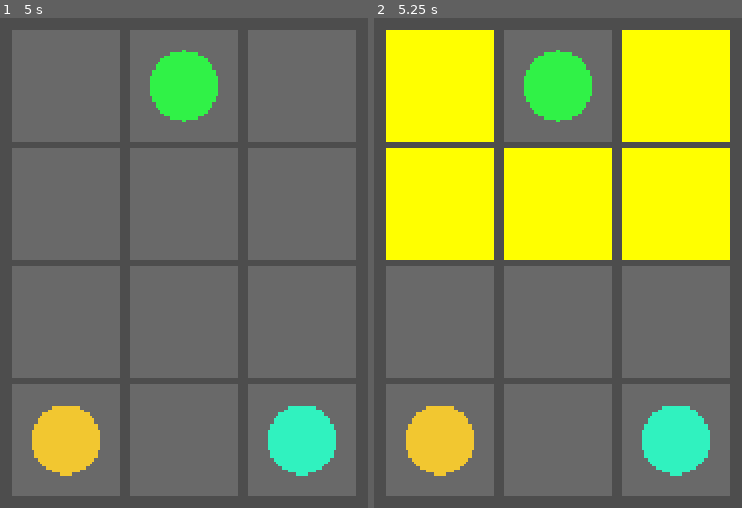
Above: before the commit, frames 1-2 (left to right).
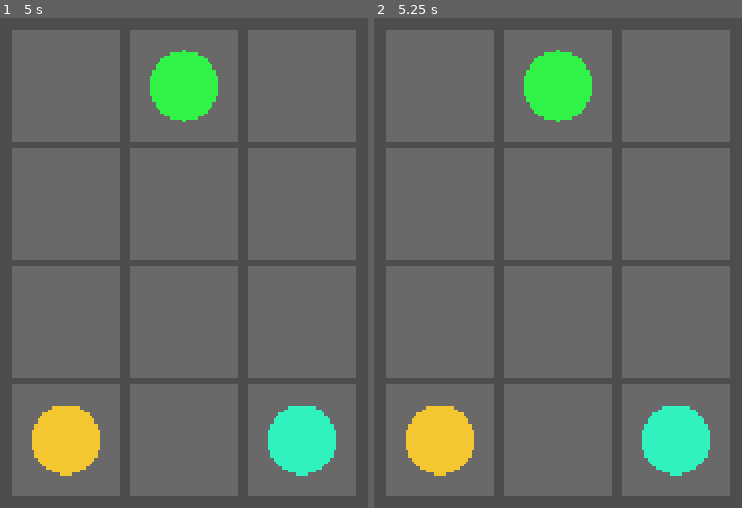
Above: after the commit, the same moments.

Repository: Vikociraptor/can_i_unsend
Game: Godot game, scene res://Scenes/ChessGameTest.tscn
The game is run twice, just before and just after one commit, with the same random seed, the same clock (stepped at 60 frames per second) and the same inputs. This scene is started directly instead of the project's main scene.
Inputs (mouse positions are in pixels of both pictures, inside the frame that each line leads up to):
- Up to frame 1 (5 s): tap Enter at 0.5, 2, 3.5 s; move the mouse to (outside the picture) at 0.52 s; press the mouse at (outside the picture) at 0.53 s; release the mouse at (outside the picture) at 1.25 s; tap Space at 1.25, 2.75, 4.25 s; drag from (outside the picture) to (outside the picture) at 1.27 s; move the mouse to (outside the picture) at 2.02 s; press the mouse at (outside the picture) at 2.03 s; release the mouse at (outside the picture) at 2.75 s; drag from (outside the picture) to (outside the picture) at 2.77 s; move the mouse to (outside the picture) at 3.52 s; press the mouse at (outside the picture) at 3.53 s; release the mouse at (outside the picture) at 4.25 s; drag from (outside the picture) to (outside the picture) at 4.27 s
- Up to frame 2 (5.25 s): move the mouse to (521, 86) at 5.02 s; press the mouse at (521, 86) at 5.03 s

Frame 1 is identical in both runs. In frame 2, 34% of the frame differs, in the area x 3-97%, y 2-50%.

Commit message:
Now cannot select enemy

Diff:
--- a/Scripts/Chess/chess_grid.gd
+++ b/Scripts/Chess/chess_grid.gd
@@ -58,9 +58,12 @@
 					grid[selectedPiece.y][selectedPiece.x] = "."
 					possibleMoves = []
 					selectedPiece = Vector2i(-1, -1)
-				else:
+				elif owner_of(cell) == player:
 					possibleMoves = getPossibleMoves(cell)
 					selectedPiece = cell
+				else:
+					possibleMoves = []
+					selectedPiece = Vector2i(-1, -1)
 			else:
 				if possibleMoves.has(cell) and selectedPiece != Vector2i(-1, -1):
 					var temp = grid[cell.y][cell.x]
